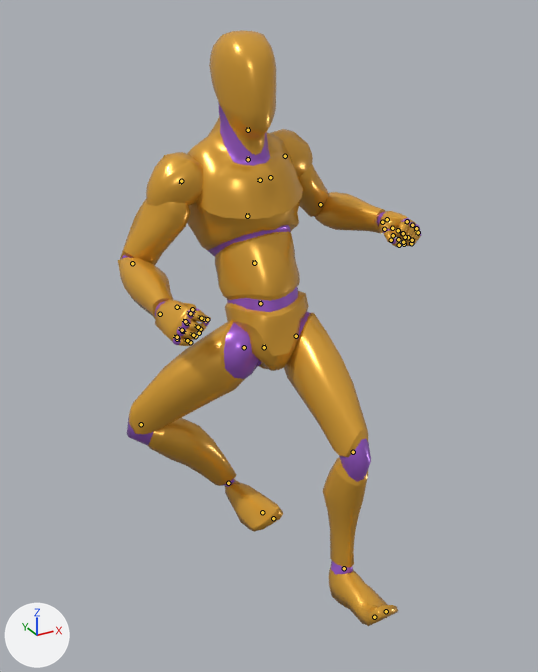
The glTF model apps/web/public/models/anim-library.glb, before and after one commit.
Before and after are seen from a camera (50 mm lens) standing at (-0.994, -1.781, 1.762) and looking at (-0.038, -0.042, 0.893). Every picture has the same lights, and +X, +Y and +Z are marked at lower left. The older version comes first. Both versions are drawn at frame 4 of the action 'Rig|Jog_Back_Loop'; the numbers are the values there. The bones that change, and the others that lie on the model, are drawn over the model as lines.

In view in the first picture: 'Mannequin'.
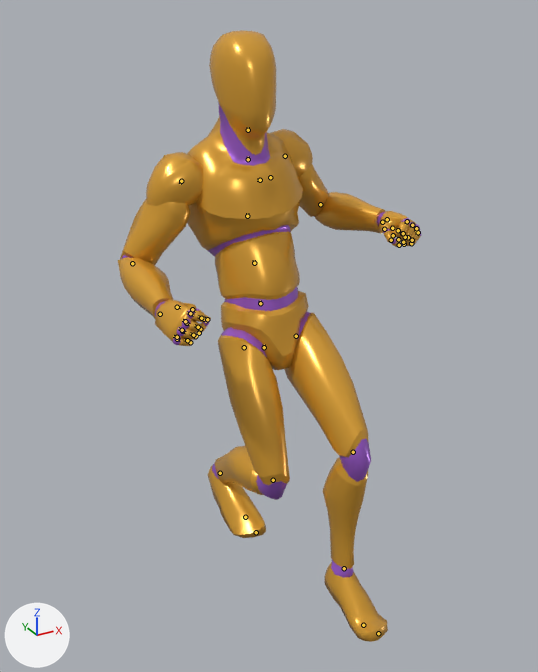
What differs and where, as boxes (x1, y1, x2, y2) in the pictures (538 x 672 px):
'Mannequin', posed: before (118, 30, 421, 626); after (118, 30, 421, 642)
bone 'thigh_r', root to tip: before (244, 347) to (243, 348); after (244, 347) to (244, 349)
bone 'calf_r', root to tip: before (141, 424) to (142, 425); after (273, 480) to (272, 480)
bone 'foot_r', root to tip: before (228, 483) to (229, 484); after (220, 473) to (220, 474)

What the commit changed:
Bone 'foot_l' (bone_foot_l) turns from (-9, 0, 0) to (20, 0, 0) degrees about its own x, y and z.
Bone 'thigh_r' (bone_thigh_r) turns from (58, 51, 111) to (-3, 0, 0) degrees about its own x, y and z.
Bone 'calf_r' (bone_calf_r) turns from (88, 0, 0) to (85, 0, 0) degrees about its own x, y and z.
Bone 'foot_r' (bone_foot_r) turns from (30, -39, -124) to (-49, 3, -18) degrees about its own x, y and z.
